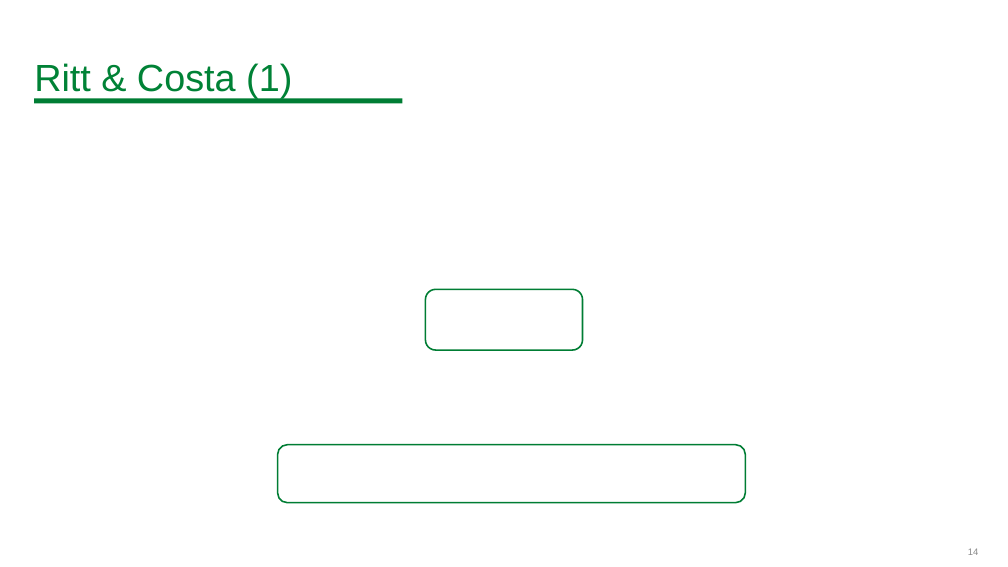
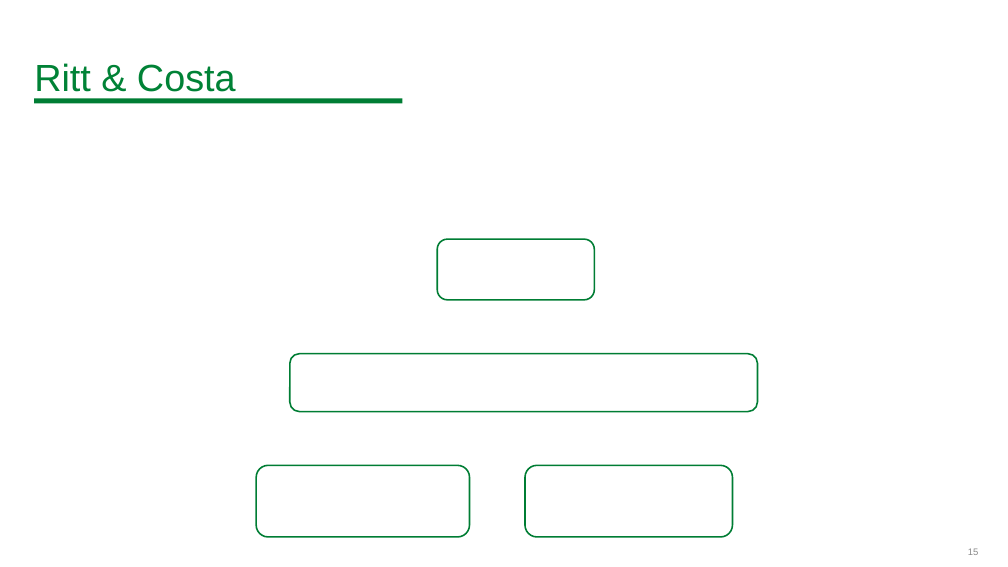
Before and after one commit to BitSquish/Assembly-Line-Balancing, a slide deck: slide 15 of slides/Assembly Line Balancing Problem.pptx (slide 14 before the commit). Drawn at 1008x567 pixels with LibreOffice and Linux fonts; fonts in the diff are those of the drawing; grey boxes stand for pictures; background and template pictures are left out. Boxes give left, top, right and bottom in pixels: in the first picture for what was removed or moved away, otherwise in the second. Text is boxed around its words. In the diff, an @@ line names an element or a change of style, - is before the commit and + after.

```diff
--- a/slides/Assembly Line Balancing Problem.pptx
+++ b/slides/Assembly Line Balancing Problem.pptx
@@ title at (34,63,236,92): text changed @@
-Ritt & Costa (1)
+Ritt & Costa
@@ rounded rectangle: place and size @@
-rounded rectangle at (426,290,583,350)
+rounded rectangle at (437,239,594,299)
@@ rounded rectangle: place and size @@
-rounded rectangle at (278,445,746,503)
+rounded rectangle at (290,354,758,412)
@@ rounded rectangle added at (256,466,470,538), outline #007D34 1.5 pt @@
@@ rounded rectangle added at (525,466,732,538), outline #007D34 1.5 pt @@
```
Also in this commit, not shown: 16 other slides changed, 7 slides added, 13 slides removed, 1 other file.
